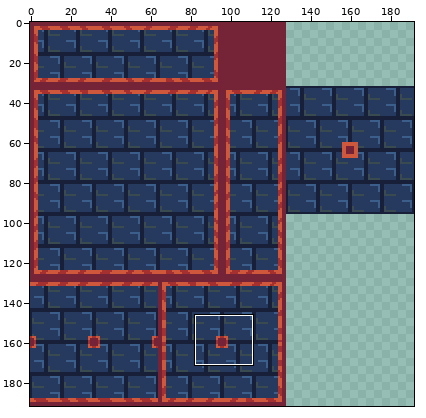
Edited in one commit: sprite sheet (Assets/Sprites/Castle_Tileset.png). Above, an overview of the earlier version with the close-up marked.
Close-up. Earlier state:
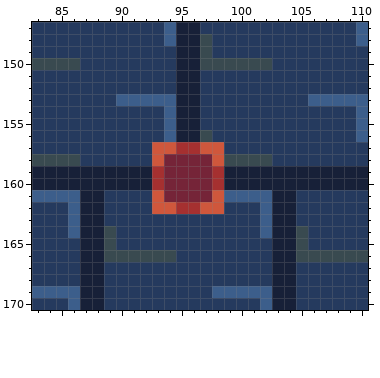
The file is 192x192 pixels. Shown: x 83..110, y 147..170. The commit also changed other parts of the picture, which this record leaves out.
Now the later version:
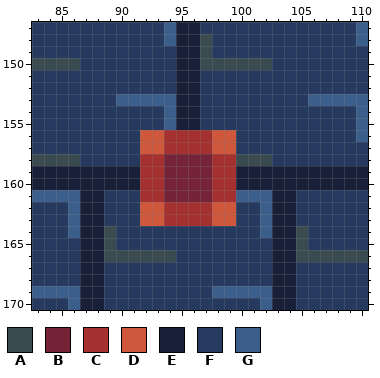
Palette (. is transparent): A #394a50  B #752438  C #a53030  D #cf573c  E #172038  F #253a5e  G #3c5e8b
Diff:
y 156: x 92..99 FFGEEAFF -> DDCCCCDD
y 157: x 92 F -> D; x 94 D -> C; x 97 D -> C; x 99 F -> D
y 158: x 92..93 FD -> CC; x 98..99 DA -> CC
y 159..160: x 92 E -> C; x 99 E -> C
y 161: x 92..93 FD -> CC; x 98..99 DG -> CC
y 162: x 92 F -> D; x 94 D -> C; x 97 D -> C; x 99 F -> D
y 163: x 92..99 FFFFFFFF -> DDCCCCDD
